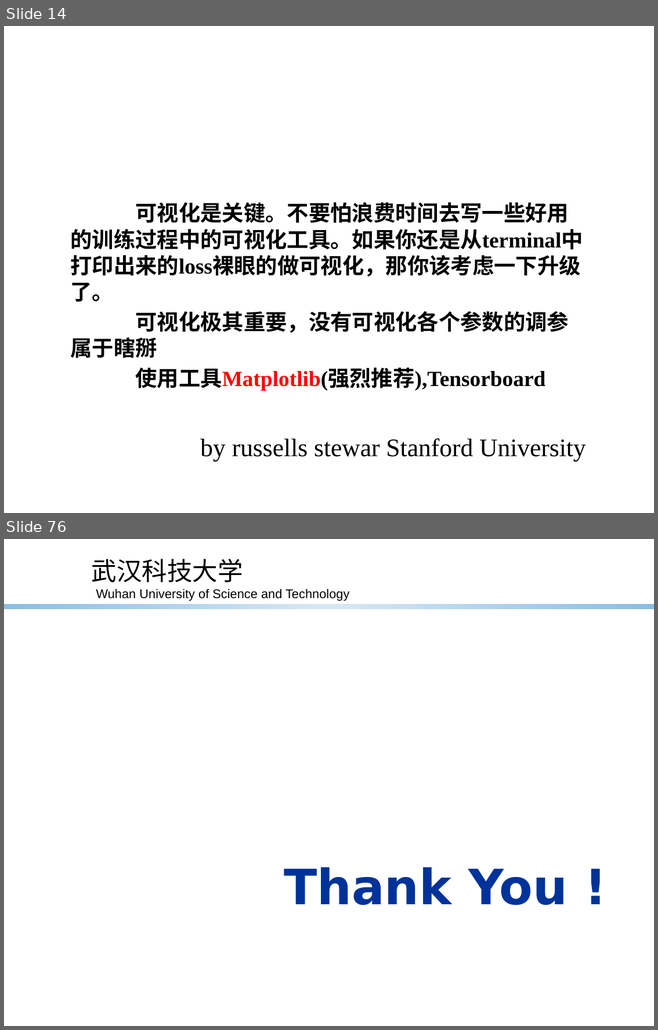
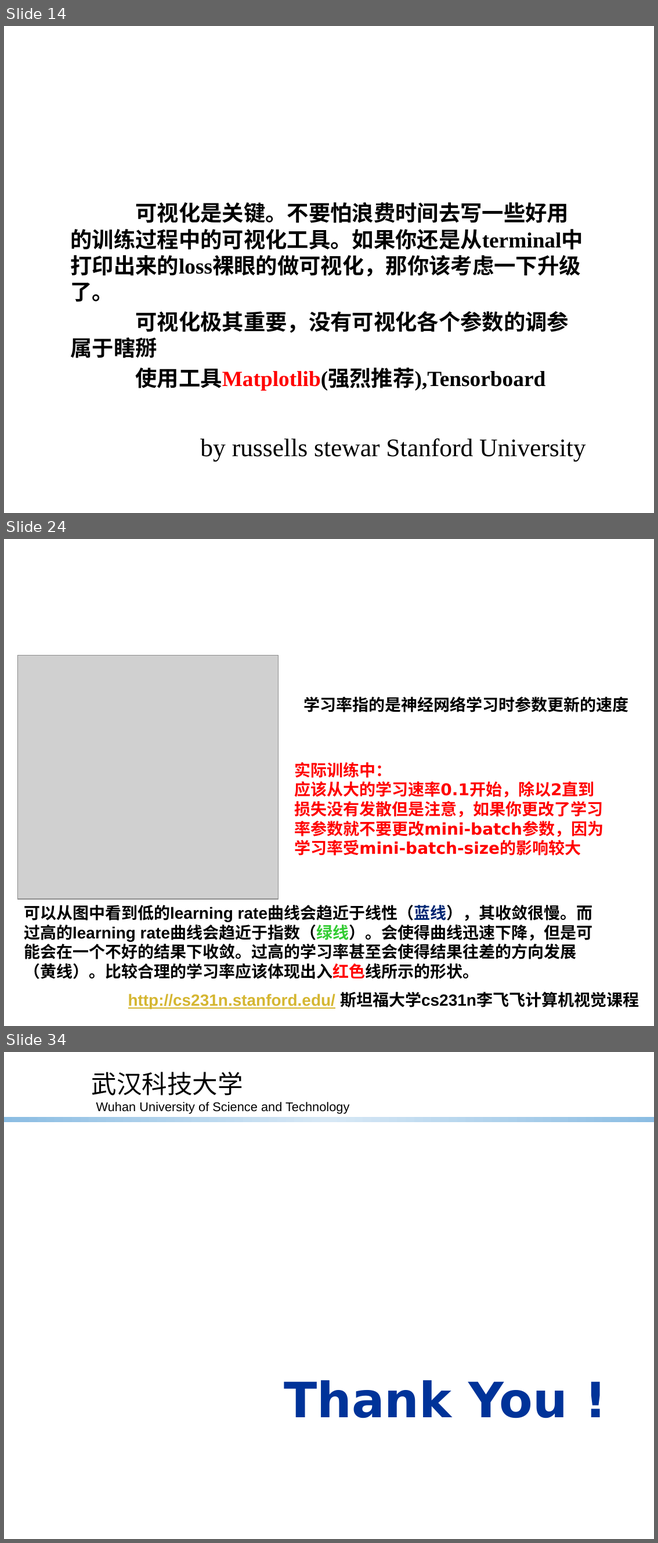
Before and after one commit to Asurada2015/Test, a slide deck: Prediction based on convolutional neural network/worklog/Deeplearning tricks.pptx. Shown one above the other, each under a label of ours: slides 14 and 76 before the commit, slides 14, 24 and 34 after it; the slides between them are not shown. The pictures are 658x1030 and 658x1543 pixels, drawn with LibreOffice and Linux fonts; fonts in the diff are those of the drawing; grey boxes stand for pictures; background and template pictures are left out. Boxes give left, top, right and bottom in pixels: in the first picture for what was removed or moved away, otherwise in the second. Text is boxed around its words. In the diff, an @@ line names an element or a change of style, - is before the commit and + after.

```diff
--- a/Prediction based on convolutional neural network/worklog/Deeplearning tricks.pptx
+++ b/Prediction based on convolutional neural network/worklog/Deeplearning tricks.pptx
@@ slide 24 added at <box>4,539,654,1026</box>, background picture (left out) @@
@@ picture added at <box>18,655,279,900</box> @@
@@ text added at <box>303,697,628,712</box>, 18 pt, text #000000, bold @@
+学习率指的是神经网络学习时参数更新的速度
@@ text added at <box>294,762,603,856</box>, 18 pt, text #FF0000, bold @@
+实际训练中：
+应该从大的学习速率0.1开始，除以2直到损失没有发散但是注意，如果你更改了学习率参数就不要更改mini-batch参数，因为学习率受mini-batch-size的影响较大
@@ title added at <box>294,801,603,837</box>, 32 pt, text #FFFFFF, bold @@
+学习率
@@ text added at <box>24,905,592,979</box>, 18 pt, text #000000, bold @@
+可以从图中看到低的learning rate曲线会趋近于线性（蓝线），其收敛很慢。而过高的learning rate曲线会趋近于指数（绿线）。会使得曲线迅速下降，但是可能会在一个不好的结果下收敛。过高的学习率甚至会使得结果往差的方向发展（黄线）。比较合理的学习率应该体现出入红色线所示的形状。
@@ text added at <box>128,992,639,1009</box>, 18 pt, text #D5B631, bold, underline @@
+http://cs231n.stanford.edu/ 斯坦福大学cs231n李飞飞计算机视觉课程
@@ what was slide 76 is now slide 34 @@
```
Also in this commit, not shown: 17 slides changed, 10 other slides added, 53 slides removed, 2 other files.
